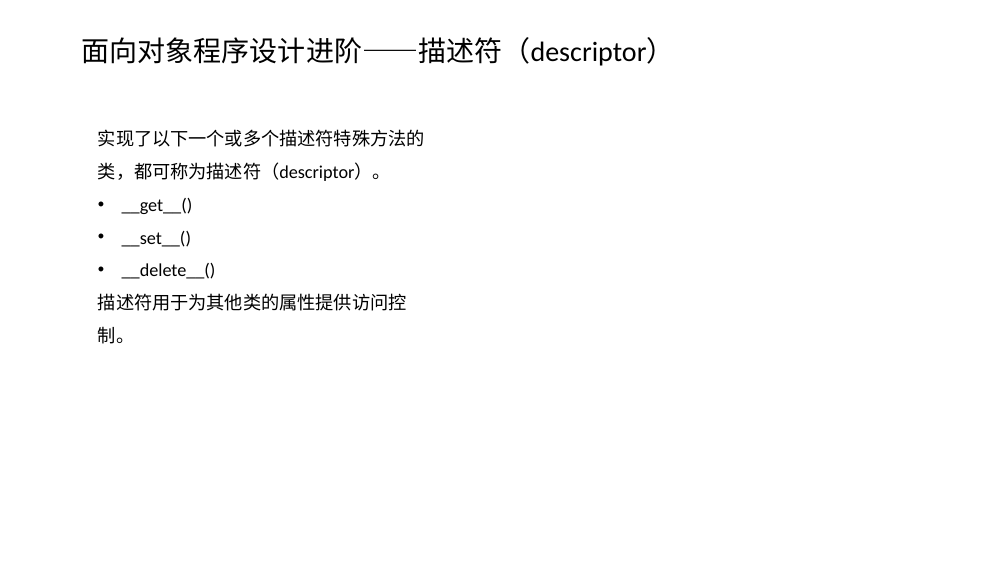
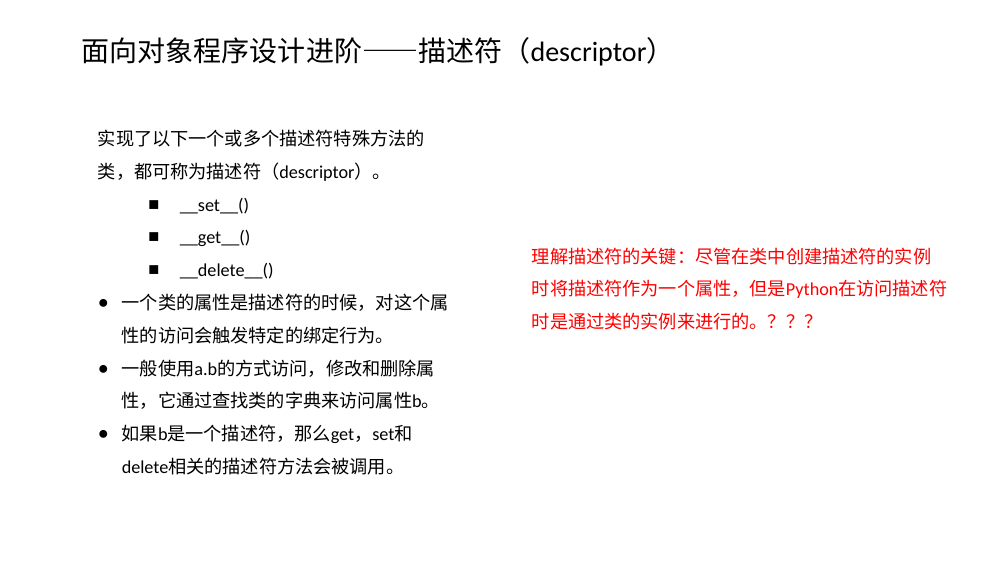
Before and after one commit to gmth7788/python_intro, a slide deck: slide 26 of python_intro_2.ppt. Drawn at 1008x567 pixels with LibreOffice and Linux fonts; fonts in the diff are those of the drawing; background and template pictures are left out. Boxes give left, top, right and bottom in pixels: in the first picture for what was removed or moved away, otherwise in the second. Text is boxed around its words. In the diff, an @@ line names an element or a change of style, - is before the commit and + after.

```diff
--- a/python_intro_2.ppt
+++ b/python_intro_2.ppt
@@ text at <box>180,198,249,214</box>: paragraph added @@
+  ■ __set__()
@@ text at <box>122,231,191,247</box>: paragraph removed @@
-• __set__()
@@ text at <box>180,230,274,279</box>: bullet • to ■; list level 1 to 2 in "__get__()"; list level 1 to 2 in "__delete__()" @@
@@ text added at <box>532,247,948,330</box>, 13 pt, text #FF0000 @@
+理解描述符的关键：尽管在类中创建描述符的实例时将描述符作为一个属性，但是Python在访问描述符时是通过类的实例来进行的。？？？
@@ text at <box>122,293,449,475</box>: text changed @@
-描述符用于为其他类的属性提供访问控制。
+● 一个类的属性是描述符的时候，对这个属性的访问会触发特定的绑定行为。
+● 一般使用a.b的方式访问，修改和删除属性，它通过查找类的字典来访问属性b。
+● 如果b是一个描述符，那么get，set和delete相关的描述符方法会被调用。
```
Also in this commit, not shown: 1 other slide changed.
